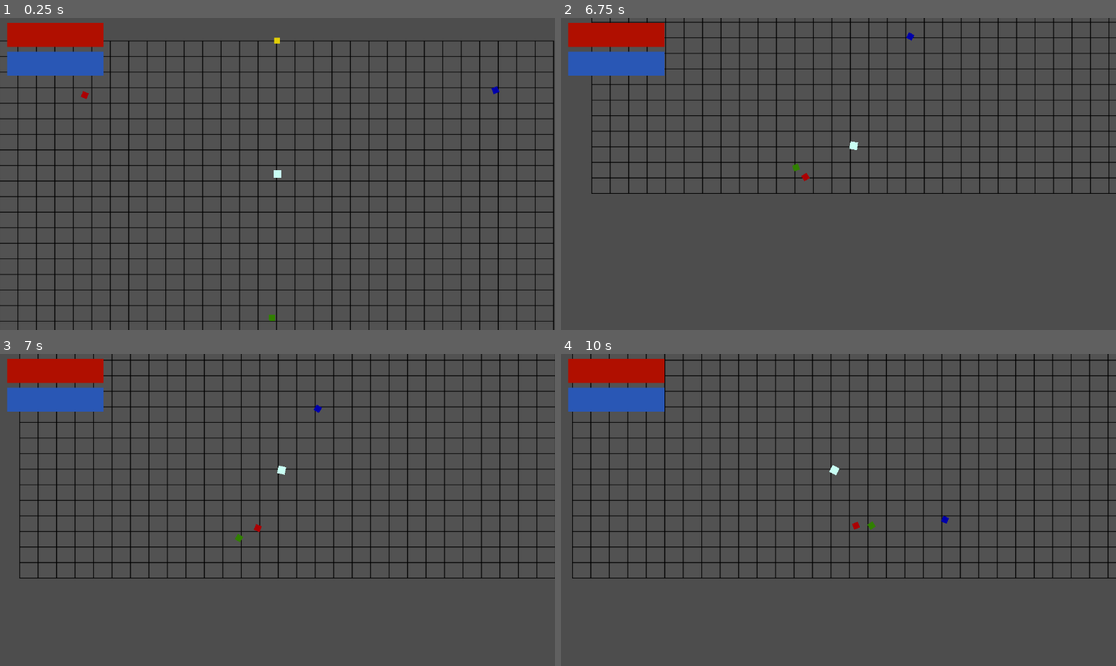
Above: before the commit, frames 1-4 (two rows, left to right).
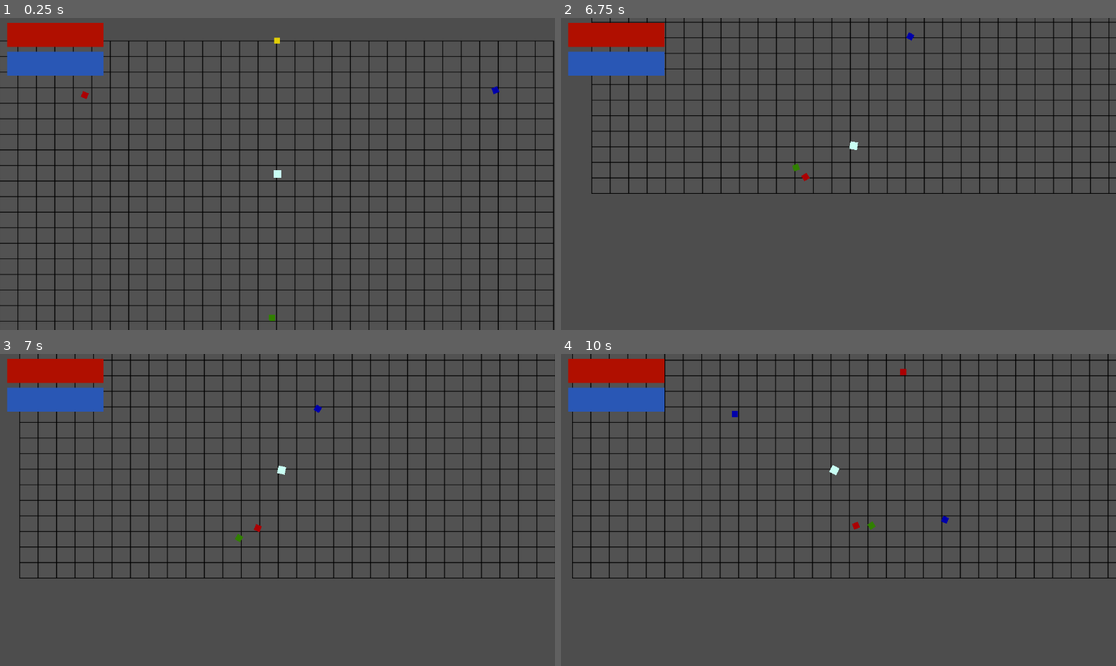
Above: after the commit, the same moments.

Repository: EmpexOri/OperationHavok
Game: Godot game, scene res://Scenes/PlaygroundScene.tscn
Same seed, same stepped clock (60 frames per second), same inputs: the game is played once before the commit and once after it.
Inputs (mouse positions are in pixels of both pictures, inside the frame that each line leads up to):
- Up to frame 1 (0.25 s): no input
- Up to frame 2 (6.75 s): move the mouse to (960, 158) at 0.52 s; hold D (right) 0.53-1.28 s; click (960, 158) at 0.6 s; move the mouse to (727, 189) at 1.27 s; hold S (down) 1.28-2.03 s; click (727, 189) at 1.35 s; move the mouse to (894, 105) at 2.02 s; hold D (right) 2.03-2.78 s; click (894, 105) at 2.1 s; move the mouse to (810, 236) at 2.77 s; hold W (up) 2.78-3.53 s; click (810, 236) at 2.85 s; move the mouse to (1005, 220) at 3.52 s; hold A (left) 3.53-5.03 s; click (1005, 220) at 3.6 s; move the mouse to (672, 127) at 4.27 s; click (672, 127) at 4.35 s; move the mouse to (866, 174) at 5.02 s; hold S (down) 5.03-5.78 s; click (866, 174) at 5.1 s; move the mouse to (755, 96) at 5.77 s; hold D (right) 5.78-6.53 s; click (755, 96) at 5.85 s; move the mouse to (960, 158) at 6.52 s; hold W (up) from 6.53 s (still down); click (960, 158) at 6.6 s
- Up to frame 3 (7 s): keep holding W (up)
- Up to frame 4 (10 s): move the mouse to (727, 525) at 7.27 s; release W (up) at 7.28 s; hold D (right) 7.28-8.03 s; click (727, 525) at 7.35 s; move the mouse to (894, 441) at 8.02 s; hold S (down) 8.03-8.78 s; click (894, 441) at 8.1 s; move the mouse to (810, 572) at 8.77 s; hold A (left) 8.78-9.53 s; click (810, 572) at 8.85 s; move the mouse to (1005, 556) at 9.52 s; hold W (up) from 9.53 s (still down); click (1005, 556) at 9.6 s

Frames 1-3 are identical in both runs. In frame 4, less than 0.1% of the frame differs, in the area x 30-63%, y 4-21%.
Error before the commit: Invalid call. Nonexistent function 'instantiate' in base 'GDScript'. (res://Assets/Scripts/Player)
Error after the commit: Invalid call. Nonexistent function 'instantiate' in base 'GDScript'. (res://Assets/Scripts/Enemy/enemy3.gd:31)

Commit message:
fixed more script (still debugging)

Diff:
--- a/Assets/Scripts/Enemy/enemy2.gd
+++ b/Assets/Scripts/Enemy/enemy2.gd
@@ -5,7 +5,7 @@
 var OrbitSpeed = 50
 var OrbitDirection
 var BulletSpeed = 800
-var Bullet = preload("res://Assets/Scripts/Player Scripts/bullet.gd")
+var Bullet = preload("res://Scenes/Misc/bullet.tscn")
 
 func _ready():
 	OrbitDirection = [-1, 1].pick_random()
--- a/Assets/Scripts/Enemy/enemy4.gd
+++ b/Assets/Scripts/Enemy/enemy4.gd
@@ -3,7 +3,7 @@
 var Speed = 250
 var Enemy = preload("res://Assets/Scripts/Enemy/enemy4.gd")
 var BulletSpeed = 800
-var Bullet = preload("res://Assets/Scripts/Player Scripts/bullet.gd")
+var Bullet = preload("res://Scenes/Misc/bullet.tscn")
 
 func _ready():
 	start_firing_timer()
--- a/Assets/Scripts/Misc/prototype_world.gd
+++ b/Assets/Scripts/Misc/prototype_world.gd
@@ -1,9 +1,9 @@
 extends Node2D
 
-var Enemy = preload("res://enemy.tscn")
-var Enemy2 = preload("res://enemy_2.tscn")
-var Enemy3 = preload("res://enemy_3.tscn")
-var Enemy4 = preload("res://enemy_4.tscn")
+var Enemy = preload("res://Scenes/Misc/enemy.tscn")
+var Enemy2 = preload("res://Scenes/Misc/enemy_2.tscn")
+var Enemy3 = preload("res://Scenes/Misc/enemy_3.tscn")
+var Enemy4 = preload("res://Scenes/Misc/enemy_4.tscn")
 
 func _ready():
 	start_spawn_timer1()
--- a/Assets/Scripts/Player Scripts/player.gd
+++ b/Assets/Scripts/Player Scripts/player.gd
@@ -2,7 +2,7 @@
 
 var MoveSpeed = 500
 var BulletSpeed = 2000
-var Bullet = preload("res://Assets/Scripts/Player Scripts/bullet.gd")
+var Bullet = preload("res://Scenes/Misc/bullet.tscn")
 
 func _ready():
 	pass
--- a/Scenes/PlaygroundScene.tscn
+++ b/Scenes/PlaygroundScene.tscn
@@ -1,5 +1,6 @@
-[gd_scene load_steps=17 format=3 uid="uid://kmijtn114svf"]
+[gd_scene load_steps=18 format=3 uid="uid://kmijtn114svf"]
 
+[ext_resource type="Script" uid="uid://h0xxtjfgocwf" path="res://Assets/Scripts/Misc/prototype_world.gd" id="1_3kogm"]
 [ext_resource type="Script" uid="uid://db7rhu7tjug88" path="res://Assets/Scripts/Player Scripts/PlayerUIHandler.gd" id="1_gnsay"]
 [ext_resource type="Texture2D" uid="uid://o3t2gdsrqcux" path="res://Assets/Art/BarTemp.png" id="2_ydcph"]
 [ext_resource type="Texture2D" uid="uid://dydgl2851ea6v" path="res://Assets/Art/grid.jpg" id="3_kfju6"]
@@ -21,7 +22,8 @@
 [sub_resource type="RectangleShape2D" id="RectangleShape2D_3kogm"]
 size = Vector2(17.5, 17.5)
 
-[node name="Node2D" type="Node2D"]
+[node name="World" type="Node2D"]
+script = ExtResource("1_3kogm")
 
 [node name="PlayerUI" type="CanvasLayer" parent="."]
 script = ExtResource("1_gnsay")
